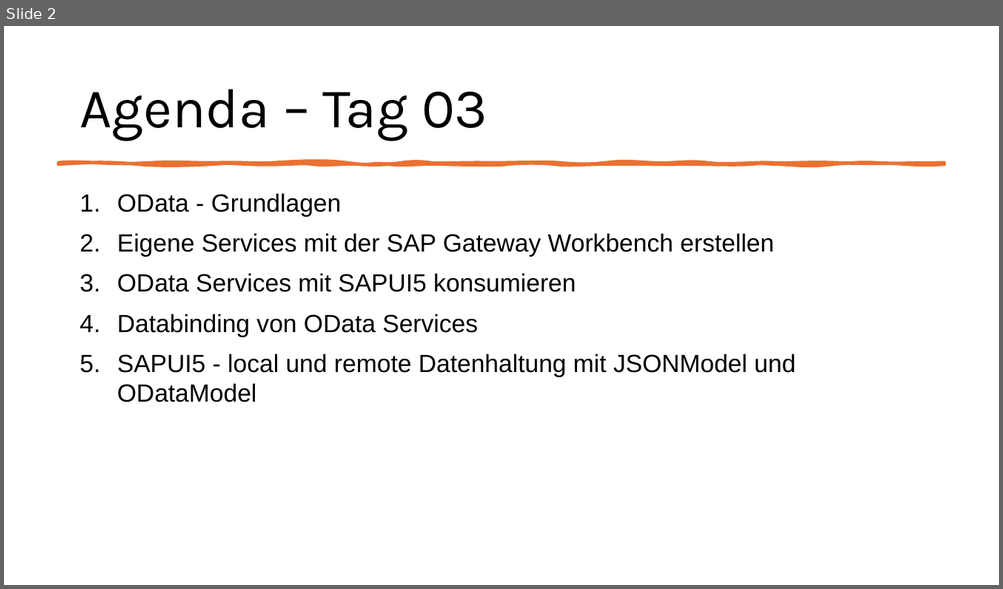
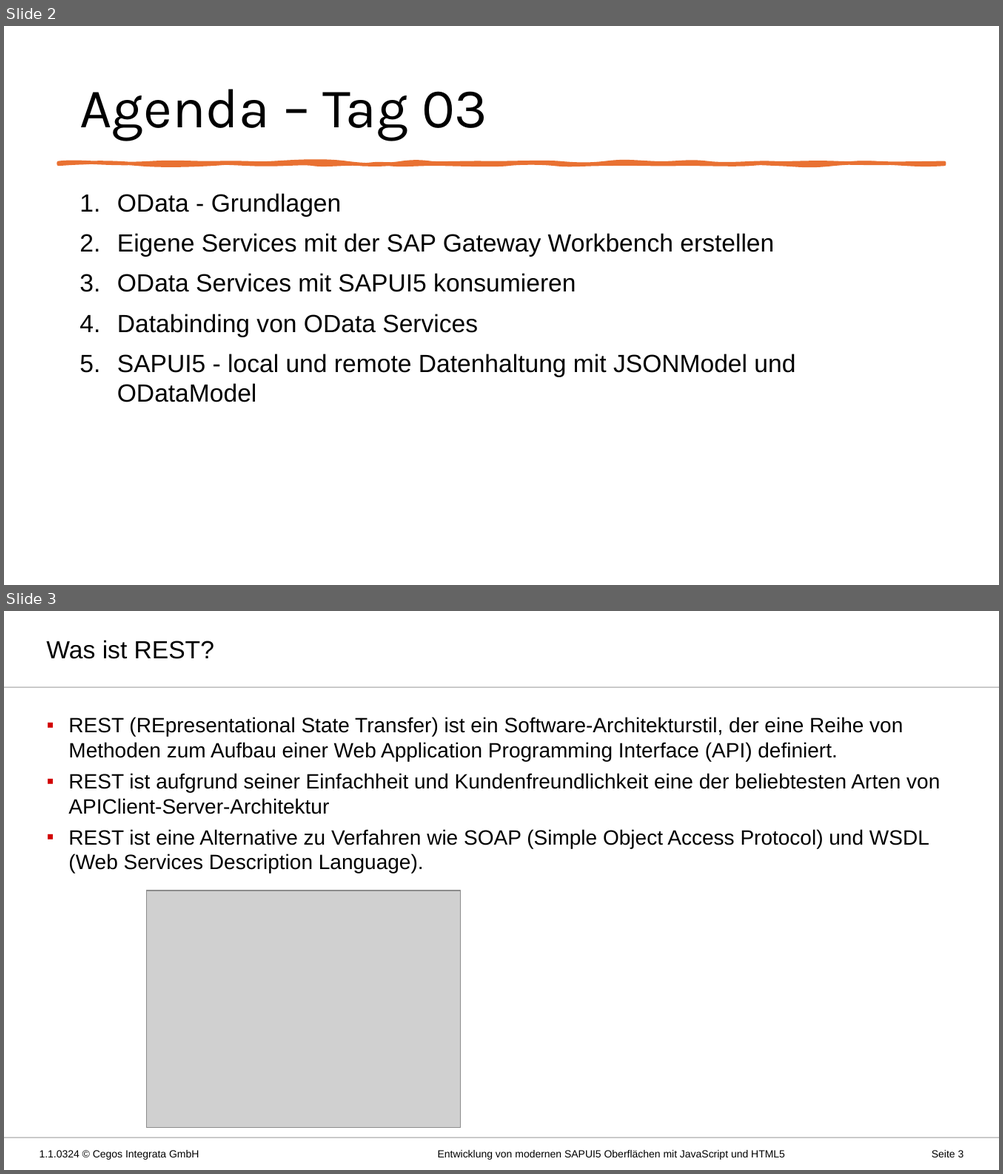
Before and after one commit to MatLange/Schulung-SAPUI5-und-Fiori, a slide deck: Präsentationsfolien/Tag03_SAPUI5-Fiori_DE.pptx. Shown one above the other, each under a label of ours: slide 2 before the commit, slides 2 and 3 after it. The pictures are 1003x589 and 1003x1174 pixels, drawn with LibreOffice and Linux fonts; fonts in the diff are those of the drawing; grey boxes stand for pictures; background and template pictures are left out. Boxes give left, top, right and bottom in pixels: in the first picture for what was removed or moved away, otherwise in the second. Text is boxed around its words. In the diff, an @@ line names an element or a change of style, - is before the commit and + after.

```diff
--- a/Präsentationsfolien/Tag03_SAPUI5-Fiori_DE.pptx
+++ b/Präsentationsfolien/Tag03_SAPUI5-Fiori_DE.pptx
@@ slide 3 added at (4,611,999,1170), background #FFFFFF @@
@@ title added at (46,640,214,659), 24 pt, text #000000 @@
+Was ist REST?
@@ line added from (4, 687) to (999, 687), #BFBFBF 1 pt @@
@@ text added at (68,717,939,874), 20 pt, text #000000 @@
+▪ REST (REpresentational State Transfer) ist ein Software-Architekturstil, der eine Reihe von Methoden zum Aufbau einer Web Application Programming Interface (API) definiert.
+▪ REST ist aufgrund seiner Einfachheit und Kundenfreundlichkeit eine der beliebtesten Arten von APIClient-Server-Architektur
+▪ REST ist eine Alternative zu Verfahren wie SOAP (Simple Object Access Protocol) und WSDL (Web Services Description Language).
@@ picture added at (147,891,461,1128) @@
@@ line added from (4, 1138) to (999, 1138), #BFBFBF 1 pt @@
@@ text added at (40,1150,199,1160), 10 pt, text #000000 @@
+1.1.0324 © Cegos Integrata GmbH
@@ text added at (438,1150,785,1160), 10 pt, text #000000 @@
+Entwicklung von modernen SAPUI5 Oberflächen mit JavaScript und HTML5
@@ page number added at (931,1150,964,1158), 10 pt, text #000000 @@
+Seite 3
```
Also in this commit, not shown: 4 slides changed, 1 other slide added, 2 slides removed, 3 other files.
